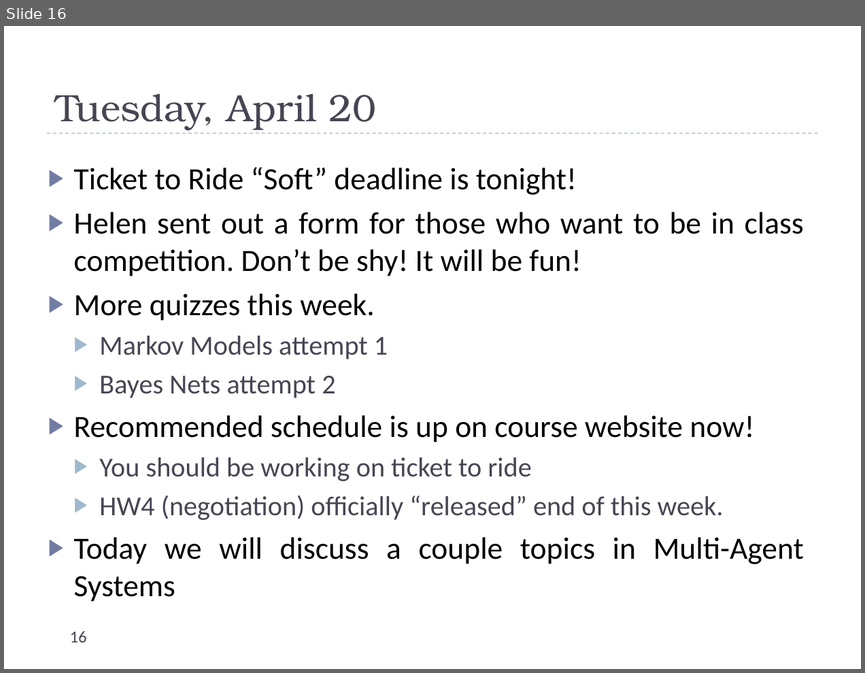
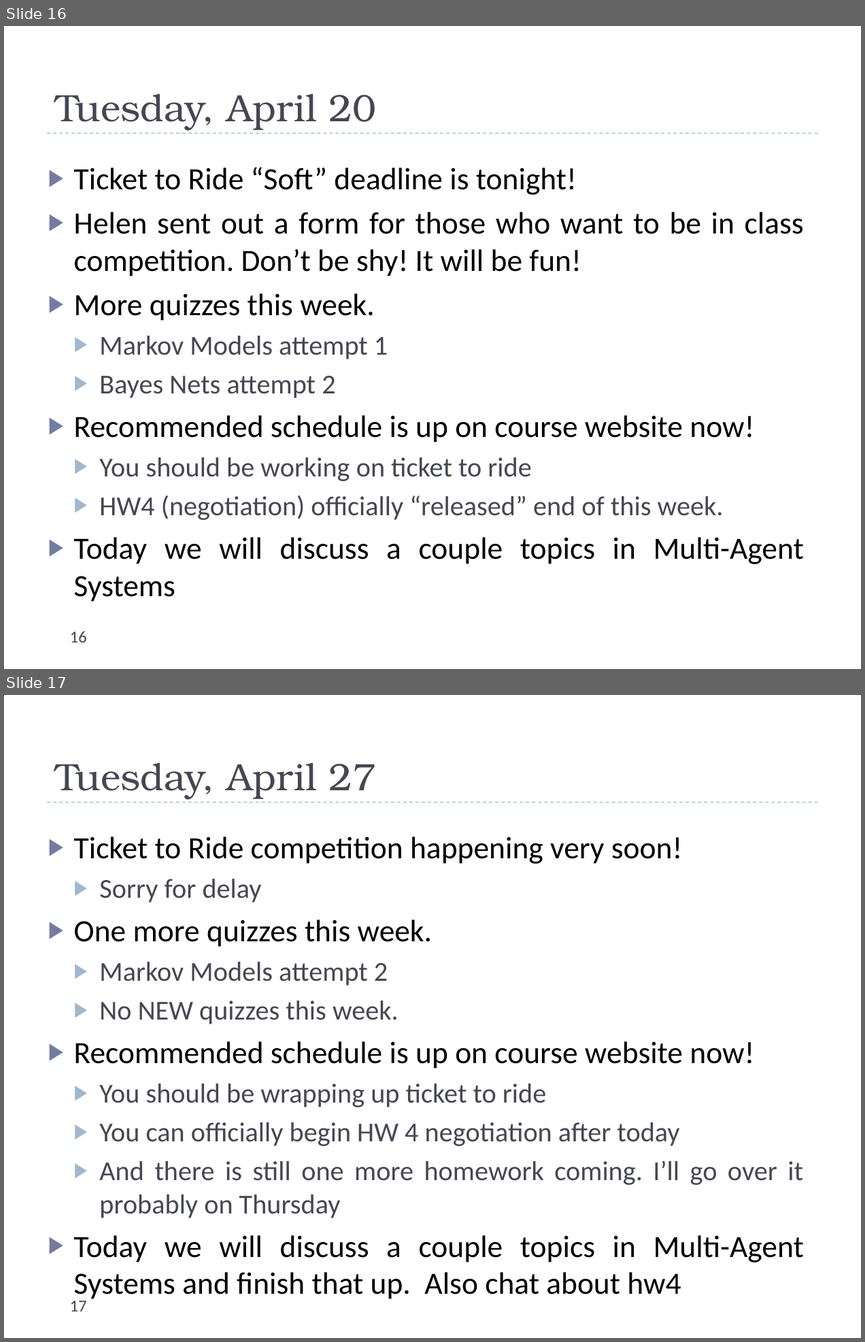
Before and after one commit to markfloryan/AI, a slide deck: slides/dailyannouncements.pptx. Shown one above the other, each under a label of ours: slide 16 before the commit, slides 16 and 17 after it. The pictures are 865x673 and 865x1342 pixels, drawn with LibreOffice and Linux fonts; fonts in the diff are those of the drawing. Boxes give left, top, right and bottom in pixels: in the first picture for what was removed or moved away, otherwise in the second. Text is boxed around its words. In the diff, an @@ line names an element or a change of style, - is before the commit and + after.

```diff
--- a/slides/dailyannouncements.pptx
+++ b/slides/dailyannouncements.pptx
@@ slide 17 added at (x1=4, y1=695, x2=861, y2=1338), background #FFFFFF; not listed: 1 template element that a slide beside it also shows @@
@@ title added at (x1=55, y1=763, x2=376, y2=799), 32 pt, text #464653 @@
+Tuesday, April 27
@@ text added at (x1=74, y1=836, x2=804, y2=1301), 23 pt, text #464653 @@
+▶ Ticket to Ride competition happening very soon!
+  ▶ Sorry for delay
+▶ One more quizzes this week.
+  ▶ Markov Models attempt 2
+  ▶ No NEW quizzes this week.
+▶ Recommended schedule is up on course website now!
+  ▶ You should be wrapping up ticket to ride
+  ▶ You can officially begin HW 4 negotiation after today
+  ▶ And there is still one more homework coming. I’ll go over it probably on Thursday
+▶ Today we will discuss a couple topics in Multi-Agent Systems and finish that up. Also chat about hw4
@@ page number added at (x1=70, y1=1300, x2=87, y2=1311), 14 pt, text #464653 @@
+17
```
Also in this commit, not shown: 1 other slide added, 9 other files.
